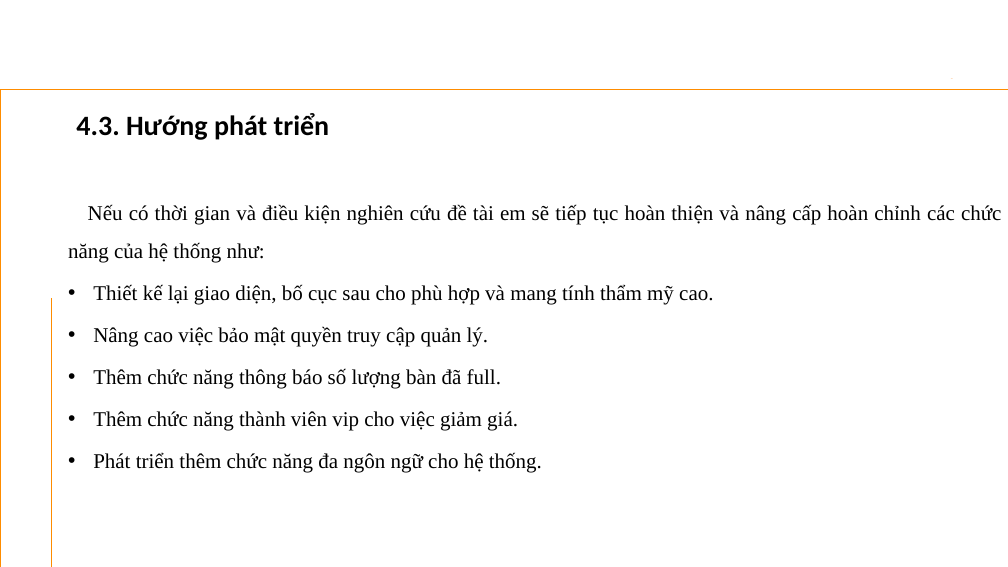
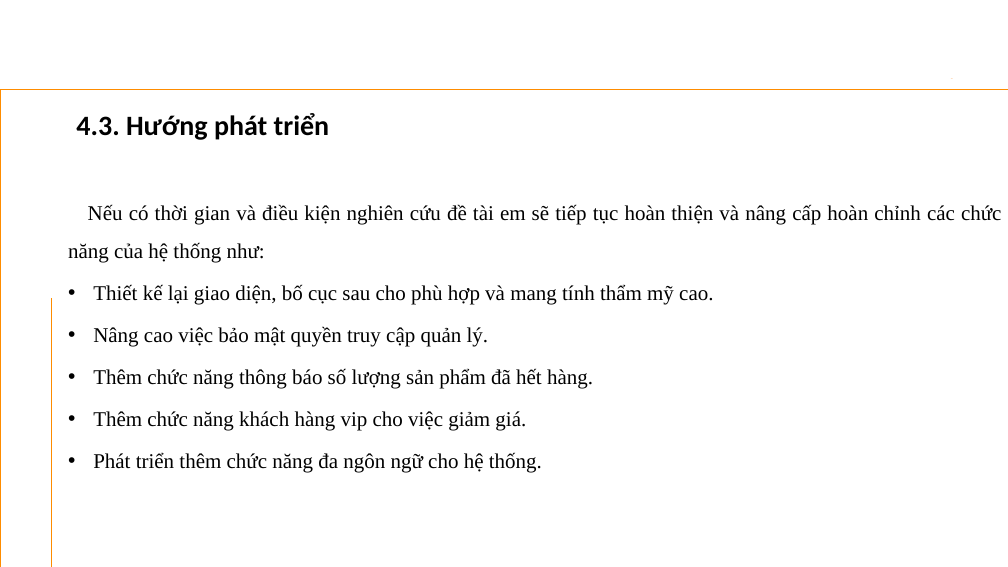
Before and after one commit to CanhTheooo/cn-da20ttb-tuquoccanh-quan-ly-phu-tung-xe-gan-may, a slide deck: slide 19 of thesis/abs/Đồ án chuyên ngành.pptx. Drawn at 1008x567 pixels with LibreOffice and Linux fonts; fonts in the diff are those of the drawing. Boxes give left, top, right and bottom in pixels: in the first picture for what was removed or moved away, otherwise in the second. Text is boxed around its words. In the diff, an @@ line names an element or a change of style, - is before the commit and + after.

```diff
--- a/thesis/abs/Đồ án chuyên ngành.pptx
+++ b/thesis/abs/Đồ án chuyên ngành.pptx
@@ text at box(93, 368, 593, 431): text changed @@
-• Thêm chức năng thông báo số lượng bàn đã full.
-• Thêm chức năng thành viên vip cho việc giảm giá.
+• Thêm chức năng thông báo số lượng sản phẩm đã hết hàng.
+• Thêm chức năng khách hàng vip cho việc giảm giá.
```
Also in this commit, not shown: 1 other slide changed.
